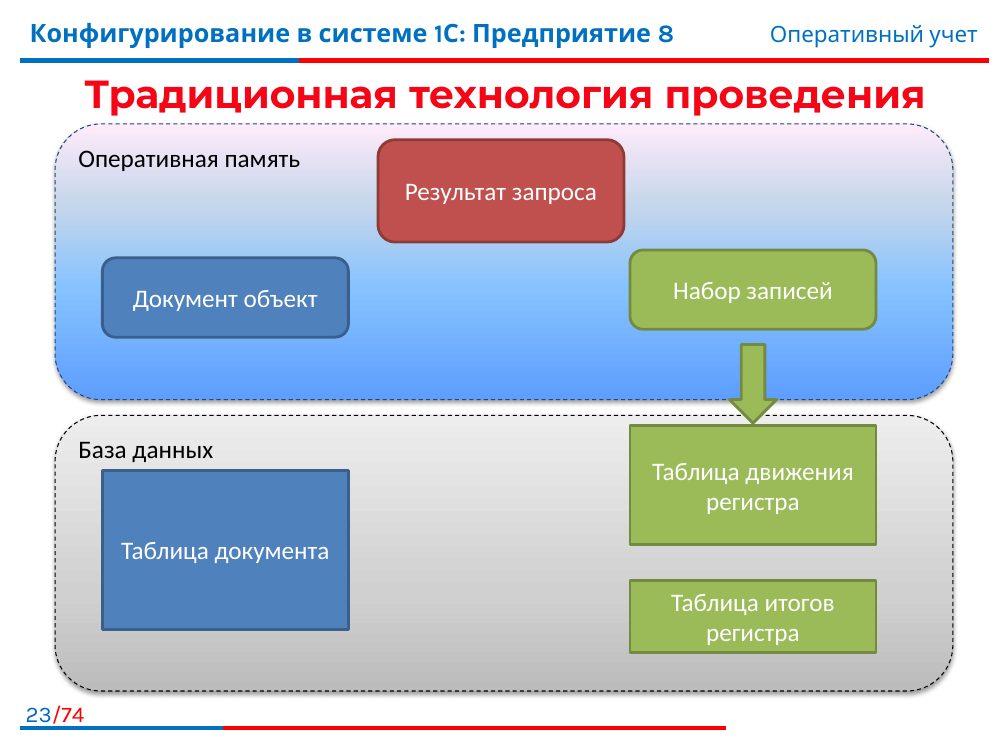
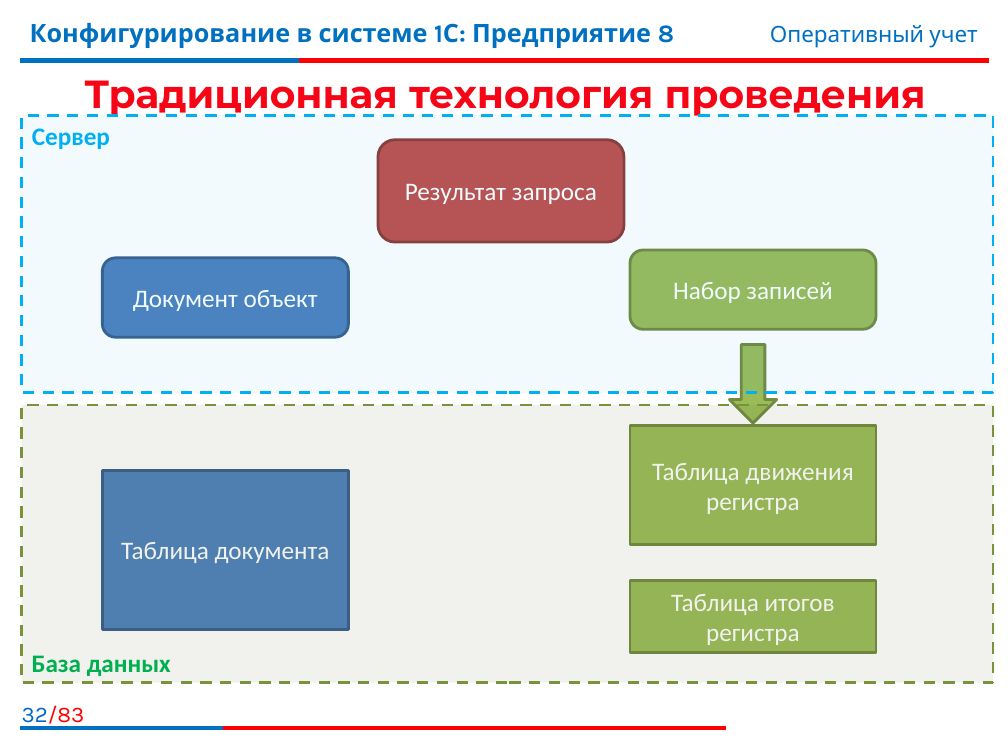
Before and after one commit to bestteacher-1c/documents_compl_kurs, a slide deck: slide 32 of Занятие_10/Иллюстрации_10.pptx (slide 23 before the commit). Drawn at 1008x756 pixels with LibreOffice and Linux fonts; fonts in the diff are those of the drawing; background and template pictures are left out. Boxes give left, top, right and bottom in pixels: in the first picture for what was removed or moved away, otherwise in the second. Text is boxed around its words. In the diff, an @@ line names an element or a change of style, - is before the commit and + after.

```diff
--- a/Занятие_10/Иллюстрации_10.pptx
+++ b/Занятие_10/Иллюстрации_10.pptx
@@ rectangle added at (22,115,994,393), fill #00B0F0 at 5% opacity, outline #00B0F0 2 pt dashed, 18 pt, text #00B0F0, bold @@
+Сервер
@@ rounded rectangle removed at (55,124,954,399) @@
-Оперативная память
@@ rectangle "База данных": place and size @@
-rectangle "База данных" at (55,415,954,690)
+rectangle "База данных" at (21,405,993,683)
@@ rectangle "База данных" at (21,405,993,683): text colour #000000 to #00B050, bold on; vertical alignment top to bottom; rounded rectangle to rectangle; fill gradient #BDBDBD to #D1D1D1 to #EEEEEE to #4F6228 at 8% opacity; outline #000000 0.75 pt dashed to #77933C 2 pt dashed; shadow off @@
@@ page number at (22,705,85,729): text changed @@
-23/74
+32/83
```
Also in this commit, not shown: 31 other slides changed, 10 slides added, 1 slide removed, 1 other file.
